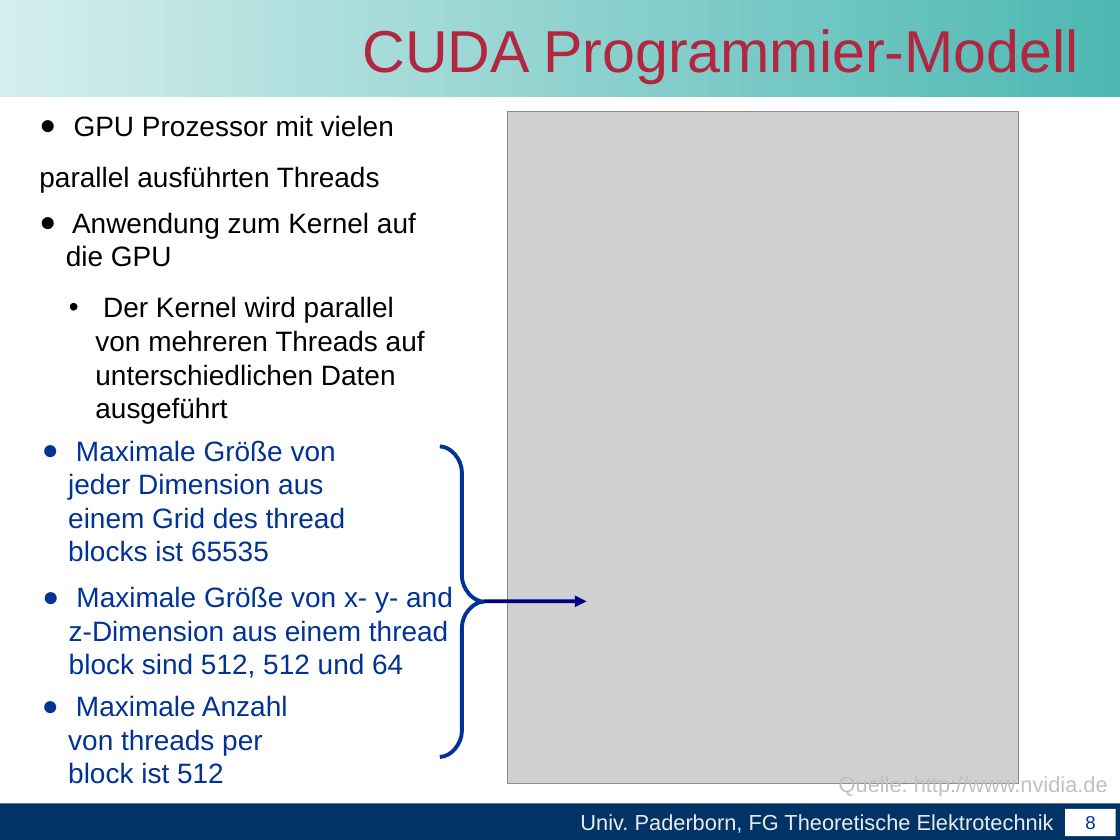
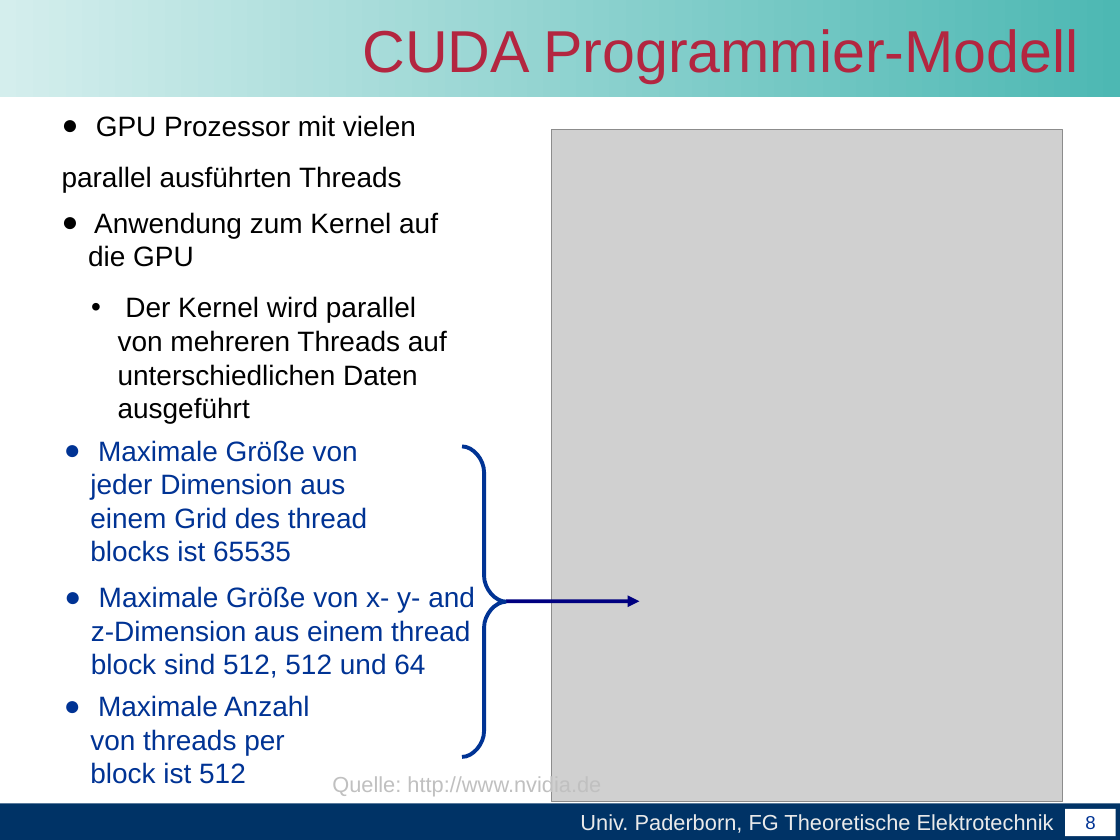
Before and after one commit to unconditional/projektarbeitcuda, a slide deck: slide 8 of Abschlussvortrag/Abschlussvortrag der Projektarbeit CUDA.ppt. Drawn at 1120x840 pixels with LibreOffice and Linux fonts; fonts in the diff are those of the drawing; grey boxes stand for pictures; background and template pictures are left out. Boxes give left, top, right and bottom in pixels: in the first picture for what was removed or moved away, otherwise in the second. Text is boxed around its words. In the diff, an @@ line names an element or a change of style, - is before the commit and + after.

```diff
--- a/Abschlussvortrag/Abschlussvortrag der Projektarbeit CUDA.ppt
+++ b/Abschlussvortrag/Abschlussvortrag der Projektarbeit CUDA.ppt
@@ text "GPU Prozessor mit vielen": place and size @@
-text "GPU Prozessor mit vielen" at (39, 115, 394, 192)
+text "GPU Prozessor mit vielen" at (62, 115, 416, 192)
@@ picture: place and size @@
-picture at (507, 111, 1018, 783)
+picture at (552, 130, 1063, 802)
@@ text "Anwendung zum Kernel auf die ...": place and size @@
-text "Anwendung zum Kernel auf die ..." at (66, 212, 425, 423)
+text "Anwendung zum Kernel auf die ..." at (88, 212, 447, 423)
@@ 3 texts, 1 freeform shape: place and size @@
-3 texts, 1 freeform shape at (68, 440, 484, 784)
+3 texts, 1 freeform shape at (90, 440, 506, 784)
@@ arrow moved from (484, 601) - (587, 601) to (506, 601) - (640, 601) @@
@@ text "Quelle: http://www.nvidia.de": place and size @@
-text "Quelle: http://www.nvidia.de" at (839, 774, 1108, 796)
+text "Quelle: http://www.nvidia.de" at (332, 774, 601, 796)
```
Also in this commit, not shown: 12 other slides changed, 1 slide added.
